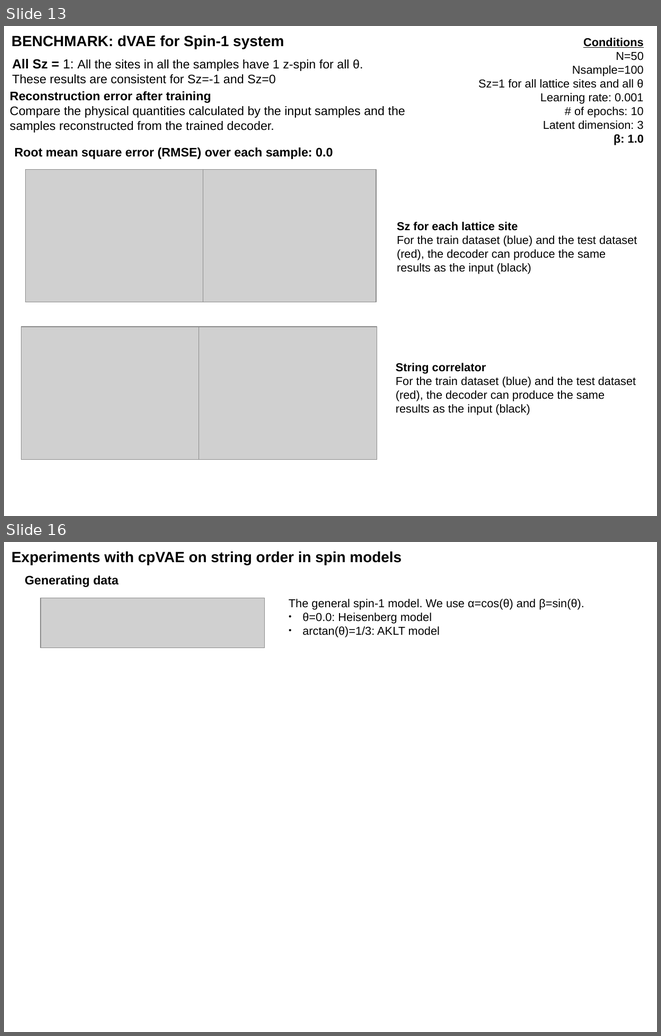
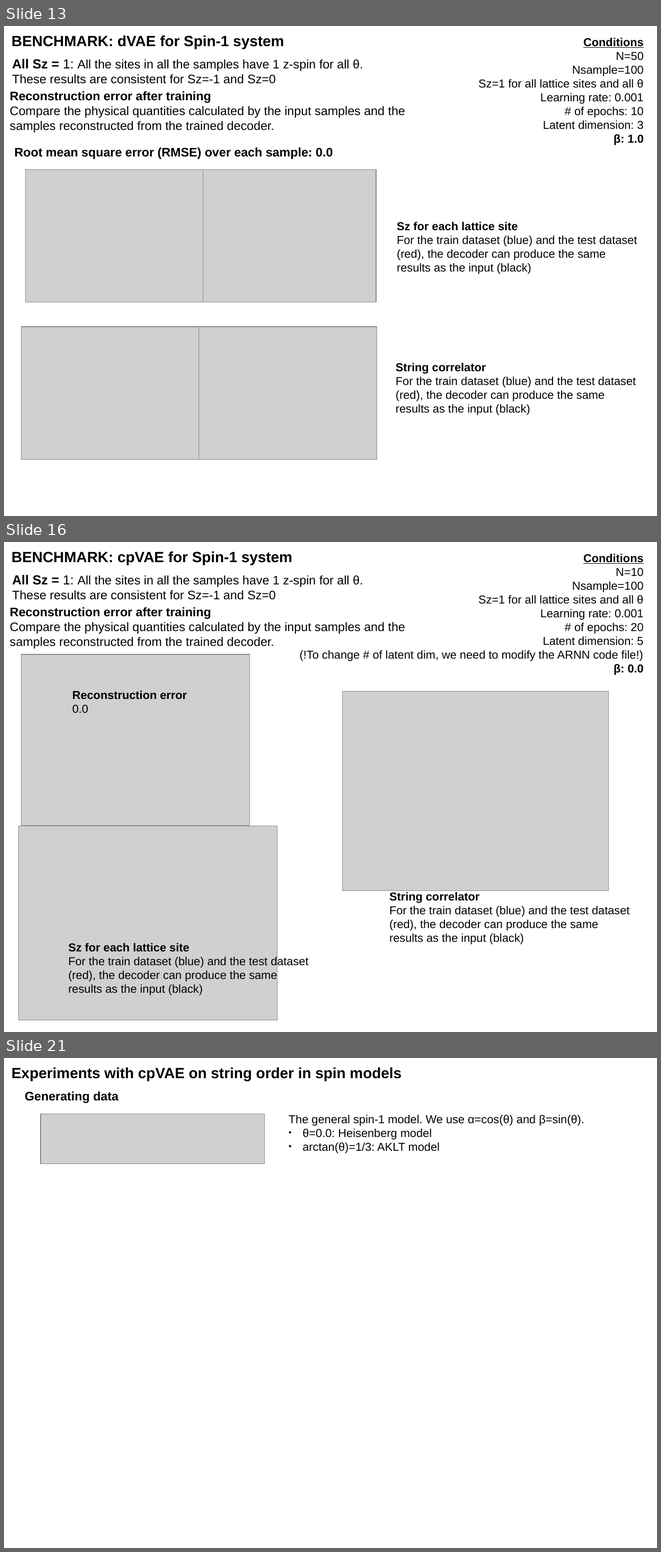
Before and after one commit to YumaAL/pcVAE, a slide deck: slide.odp. Shown one above the other, each under a label of ours: slides 13 and 16 before the commit, slides 13, 16 and 21 after it; the slides between them are not shown. The pictures are 661x1036 and 661x1552 pixels, drawn with LibreOffice and Linux fonts; fonts in the diff are those of the drawing; grey boxes stand for pictures. Boxes give left, top, right and bottom in pixels: in the first picture for what was removed or moved away, otherwise in the second. Text is boxed around its words. In the diff, an @@ line names an element or a change of style, - is before the commit and + after.

Commit message:
cpVAE is benchmarked with product states

```diff
--- a/slide.odp
+++ b/slide.odp
@@ slide 16 added at <box>4,542,657,1032</box>, background #FFFFFF @@
@@ text added at <box>11,551,292,565</box>, 18 pt, text #000000, bold @@
+BENCHMARK: cpVAE for Spin-1 system
@@ text added at <box>300,554,644,675</box>, 14 pt, text #000000 @@
+Conditions
+N=10
+Nsample=100
+Sz=1 for all lattice sites and all θ
+Learning rate: 0.001
+# of epochs: 20
+Latent dimension: 5
+(!To change # of latent dim, we need to modify the ARNN code file!)
+β: 0.0
@@ text added at <box>12,575,363,600</box>, 15 pt, text #000000 @@
+All Sz = 1: All the sites in all the samples have 1 z-spin for all θ.
+These results are consistent for Sz=-1 and Sz=0
@@ text added at <box>10,607,405,649</box>, 15 pt, text #000000 @@
+Reconstruction error after training
+Compare the physical quantities calculated by the input samples and the samples reconstructed from the trained decoder.
@@ picture added at <box>21,654,250,826</box> @@
@@ text added at <box>72,690,187,713</box>, 14 pt, text #000000, bold @@
+Reconstruction error
+0.0
@@ picture added at <box>342,691,608,890</box> @@
@@ picture added at <box>18,826,277,1020</box> @@
@@ text added at <box>389,892,629,944</box>, 14 pt, text #000000 @@
+String correlator
+For the train dataset (blue) and the test dataset (red), the decoder can produce the same results as the input (black)
@@ text added at <box>68,943,308,995</box>, 14 pt, text #000000 @@
+Sz for each lattice site
+For the train dataset (blue) and the test dataset (red), the decoder can produce the same results as the input (black)
@@ what was slide 16 is now slide 21 @@
```
Also in this commit, not shown: 4 slides changed, 5 other slides added, 2 other files.
